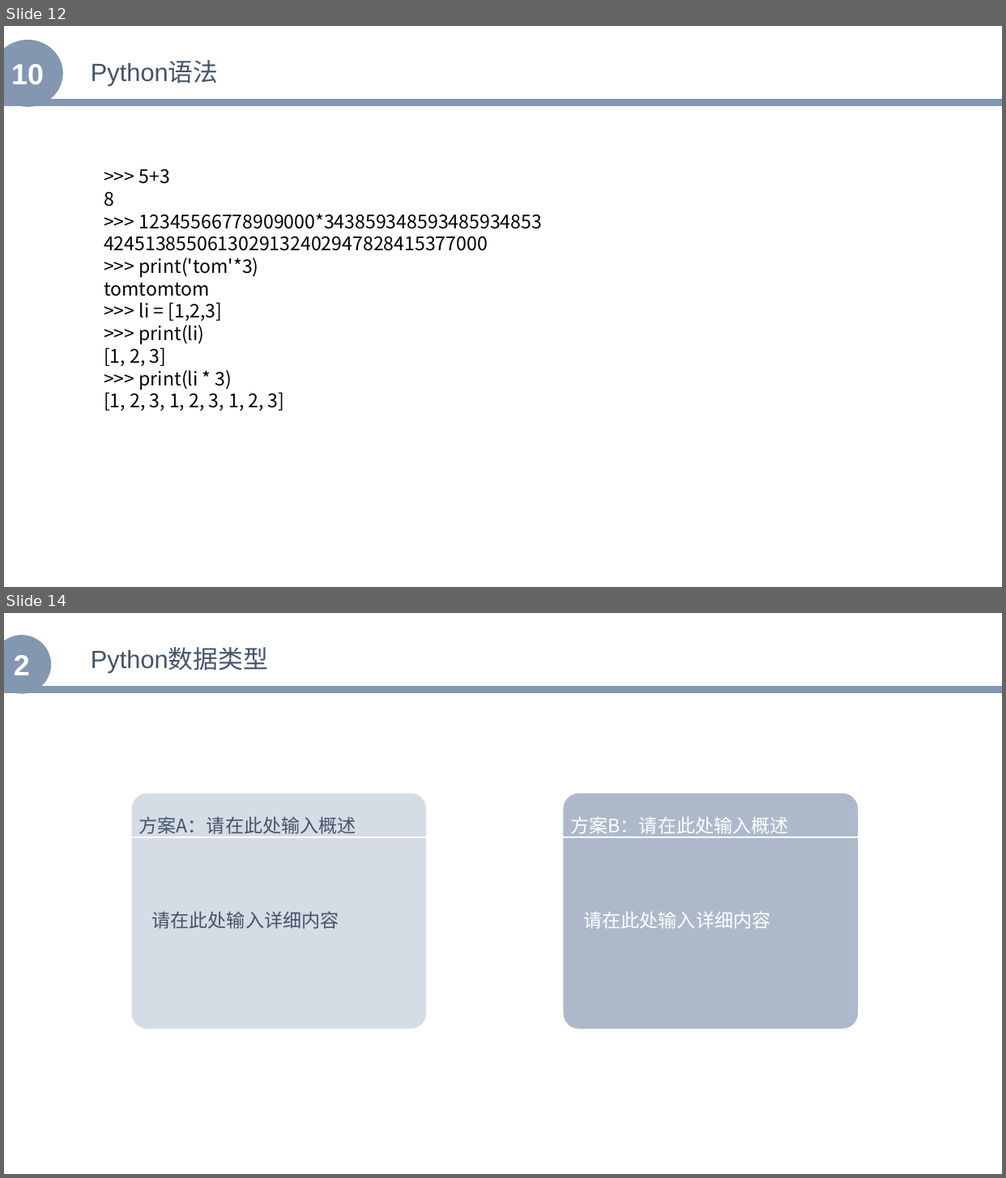
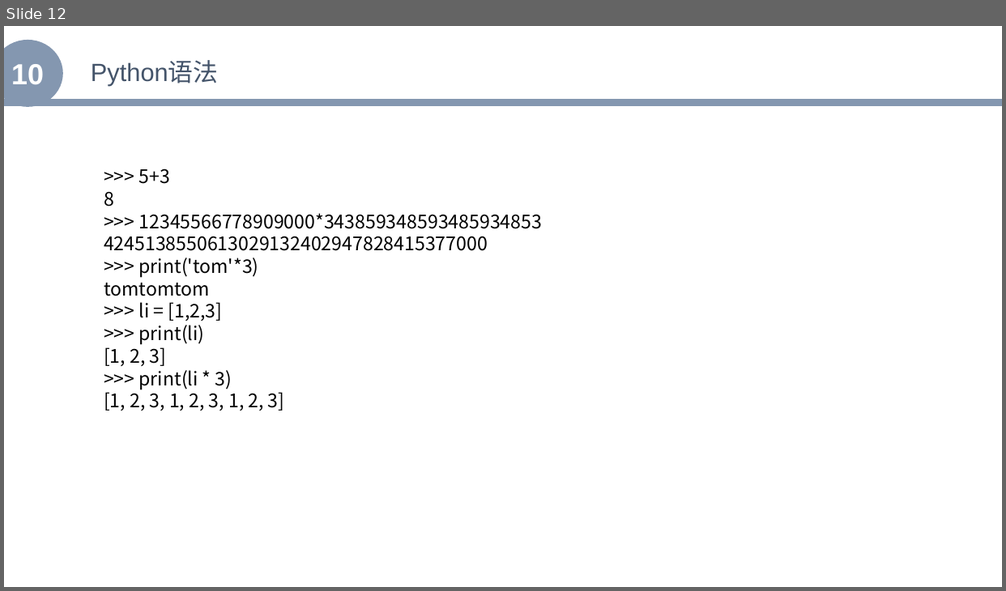
Before and after one commit to zhenglibins/python, a slide deck: python资料/Python与机器学习入门.pptx. Shown one above the other, each under a label of ours: slides 12 and 14 before the commit, slide 12 after it; the slides between them are not shown. The pictures are 1006x1178 and 1006x591 pixels, drawn with LibreOffice and Linux fonts; fonts in the diff are those of the drawing. Boxes give left, top, right and bottom in pixels: in the first picture for what was removed or moved away, otherwise in the second. Text is boxed around its words. In the diff, an @@ line names an element or a change of style, - is before the commit and + after.

```diff
--- a/python资料/Python与机器学习入门.pptx
+++ b/python资料/Python与机器学习入门.pptx
@@ slide 14 removed at box(4, 613, 1002, 1174), background #FFFFFF @@
@@ ellipse removed at box(4, 635, 51, 694) @@
-2
@@ text removed at box(91, 648, 268, 672) @@
-Python数据类型
@@ line removed from (4, 689) to (1002, 689) @@
@@ group removed at box(131, 794, 426, 1029): 2 texts, 1 rounded rectangle, 1 line @@
-方案A：请在此处输入概述
-请在此处输入详细内容
@@ group removed at box(563, 794, 859, 1029): 2 texts, 1 rounded rectangle, 1 line @@
-方案B：请在此处输入概述
-请在此处输入详细内容
```
Also in this commit, not shown: 1 slide changed, 5 slides added.
